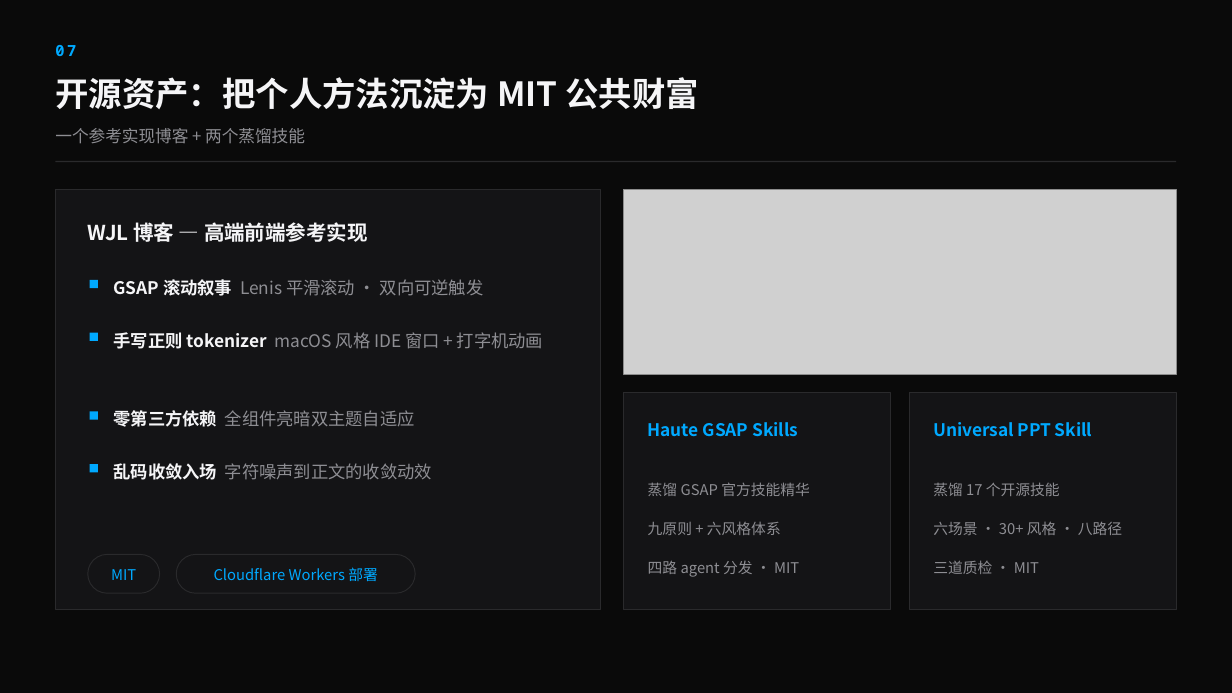
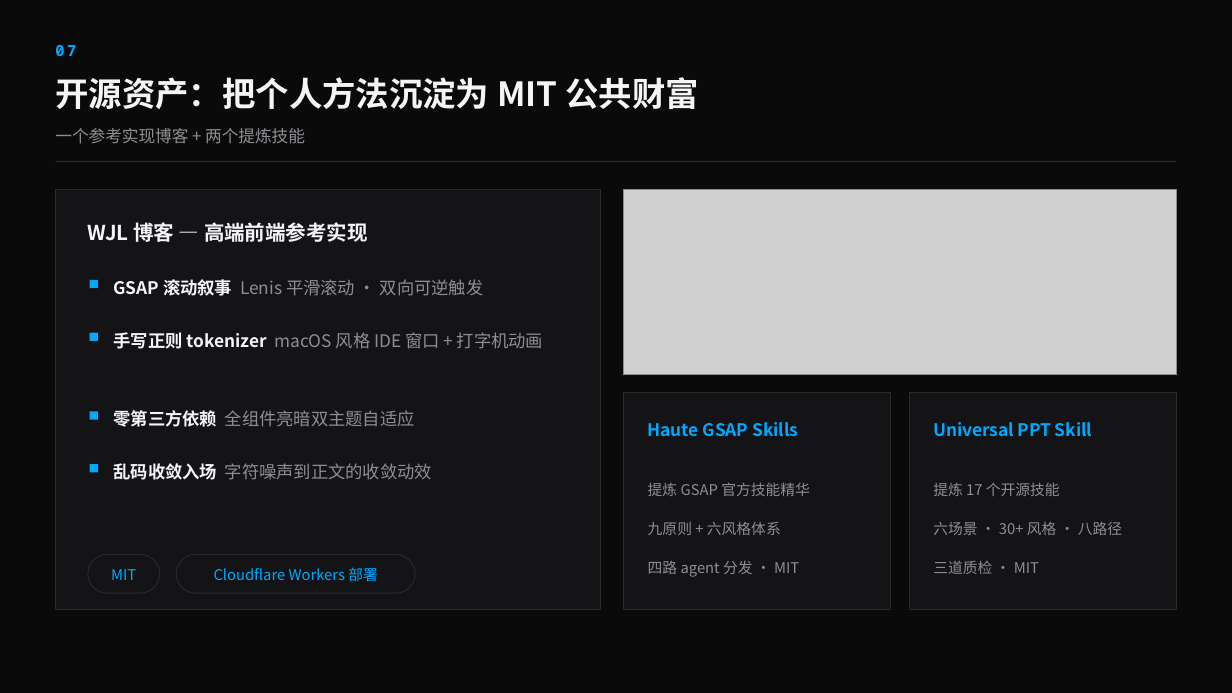
Before and after one commit to WJLGraph/universal-ppt-skills, a slide deck: slide 8 of example/trae_GLM-5.3-flash_个人信息介绍.pptx. Drawn at 1232x693 pixels with LibreOffice and Linux fonts; fonts in the diff are those of the drawing; grey boxes stand for pictures. Boxes give left, top, right and bottom in pixels: in the first picture for what was removed or moved away, otherwise in the second. Text is boxed around its words. In the diff, an @@ line names an element or a change of style, - is before the commit and + after.

Commit message:
替换 example deck 讲稿中的「蒸馏」为「提炼」

```diff
--- a/example/trae_GLM-5.3-flash_个人信息介绍.pptx
+++ b/example/trae_GLM-5.3-flash_个人信息介绍.pptx
@@ text at [55, 128, 305, 144]: text changed @@
-一个参考实现博客 + 两个蒸馏技能
+一个参考实现博客 + 两个提炼技能
@@ text at [648, 482, 810, 496]: text changed @@
-蒸馏 GSAP 官方技能精华
+提炼 GSAP 官方技能精华
@@ text at [933, 482, 1060, 496]: text changed @@
-蒸馏 17 个开源技能
+提炼 17 个开源技能
```
Also in this commit, not shown: 1 other slide changed, 3 other files.
